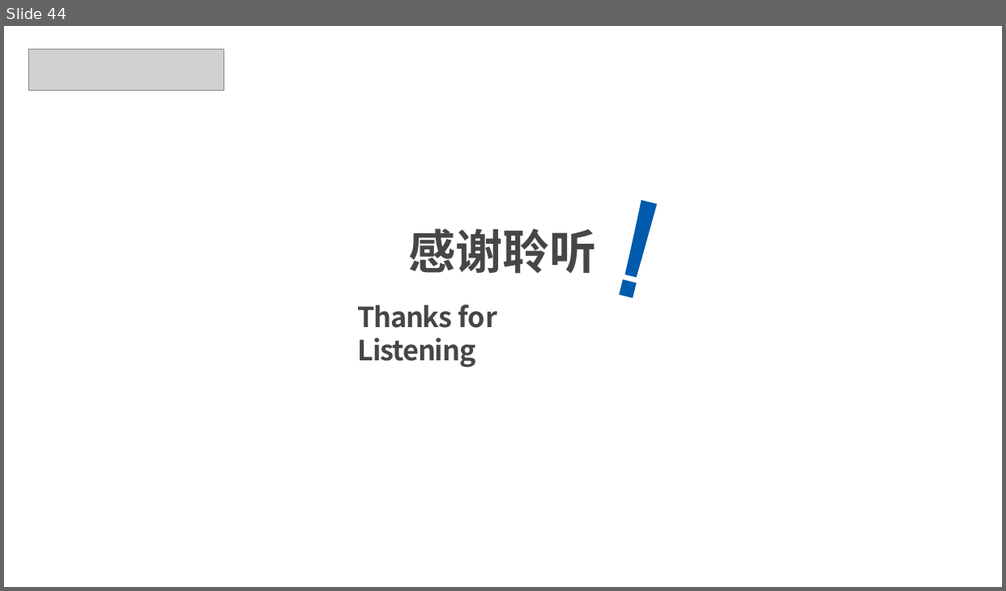
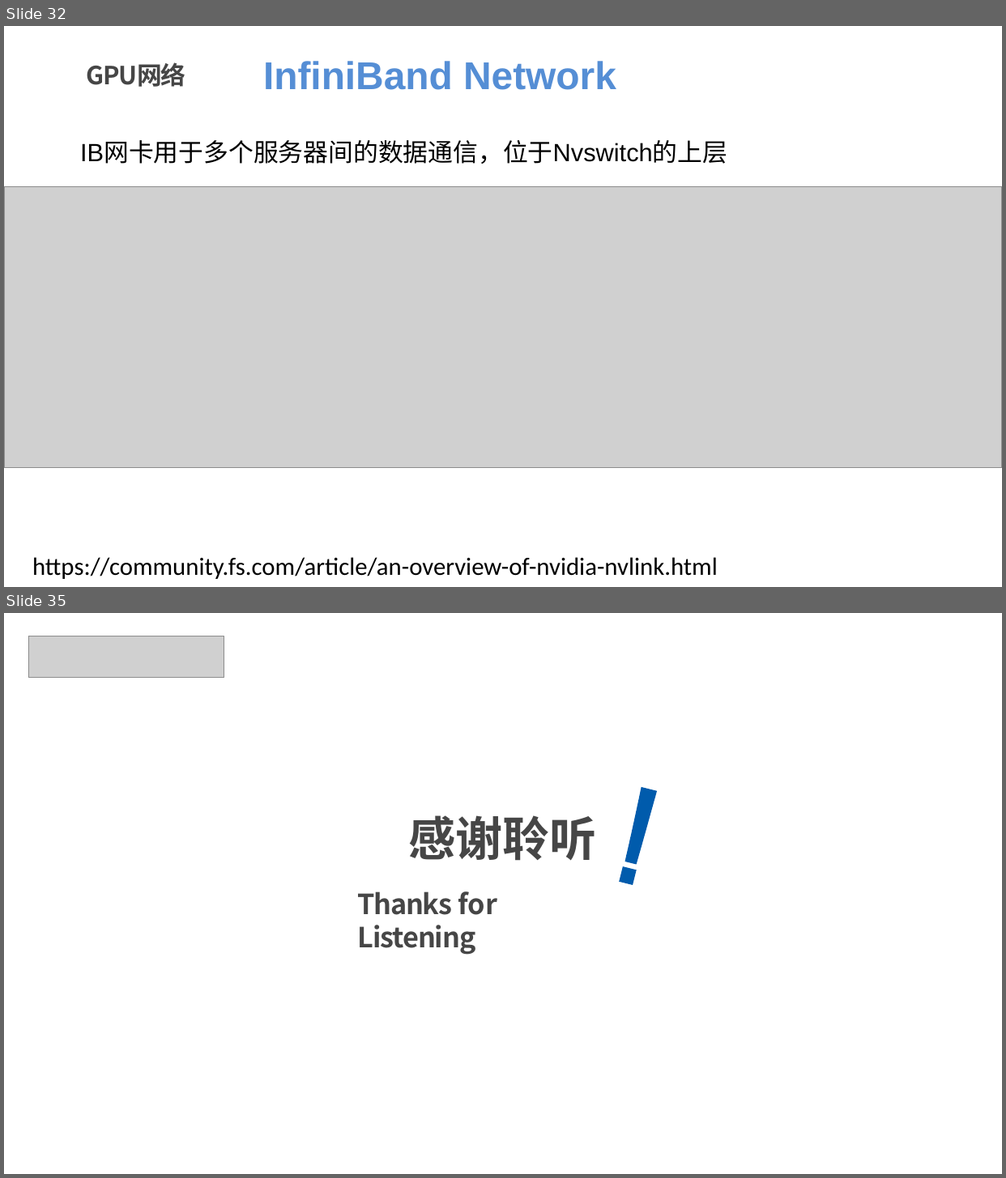
Before and after one commit to xws117/Bilibili-tutorial, a slide deck: 3-CUDA C编程及GPU基本知识.pptx. Shown one above the other, each under a label of ours: slide 44 before the commit, slides 32 and 35 after it; the slides between them are not shown. The pictures are 1006x591 and 1006x1178 pixels, drawn with LibreOffice and Linux fonts; fonts in the diff are those of the drawing; grey boxes stand for pictures; background and template pictures are left out. Boxes give left, top, right and bottom in pixels: in the first picture for what was removed or moved away, otherwise in the second. Text is boxed around its words. In the diff, an @@ line names an element or a change of style, - is before the commit and + after.

```diff
--- a/3-CUDA C编程及GPU基本知识.pptx
+++ b/3-CUDA C编程及GPU基本知识.pptx
@@ slide 32 added at <box>4,26,1002,587</box>, background #FFFFFF @@
@@ title added at <box>87,62,186,87</box>, 18 pt, text #464646, bold @@
+GPU网络
@@ text added at <box>263,61,616,90</box>, 28 pt, text #558ED5, bold @@
+InfiniBand Network
@@ text added at <box>80,142,727,164</box>, 18 pt, text #000000 @@
+IB网卡用于多个服务器间的数据通信，位于Nvswitch的上层
@@ picture added at <box>4,186,1002,467</box> @@
@@ text added at <box>32,557,718,579</box>, 18 pt, text #000000 @@
+https://community.fs.com/article/an-overview-of-nvidia-nvlink.html
@@ what was slide 44 is now slide 35 @@
```
Also in this commit, not shown: 8 slides changed, 15 other slides added, 25 slides removed.
